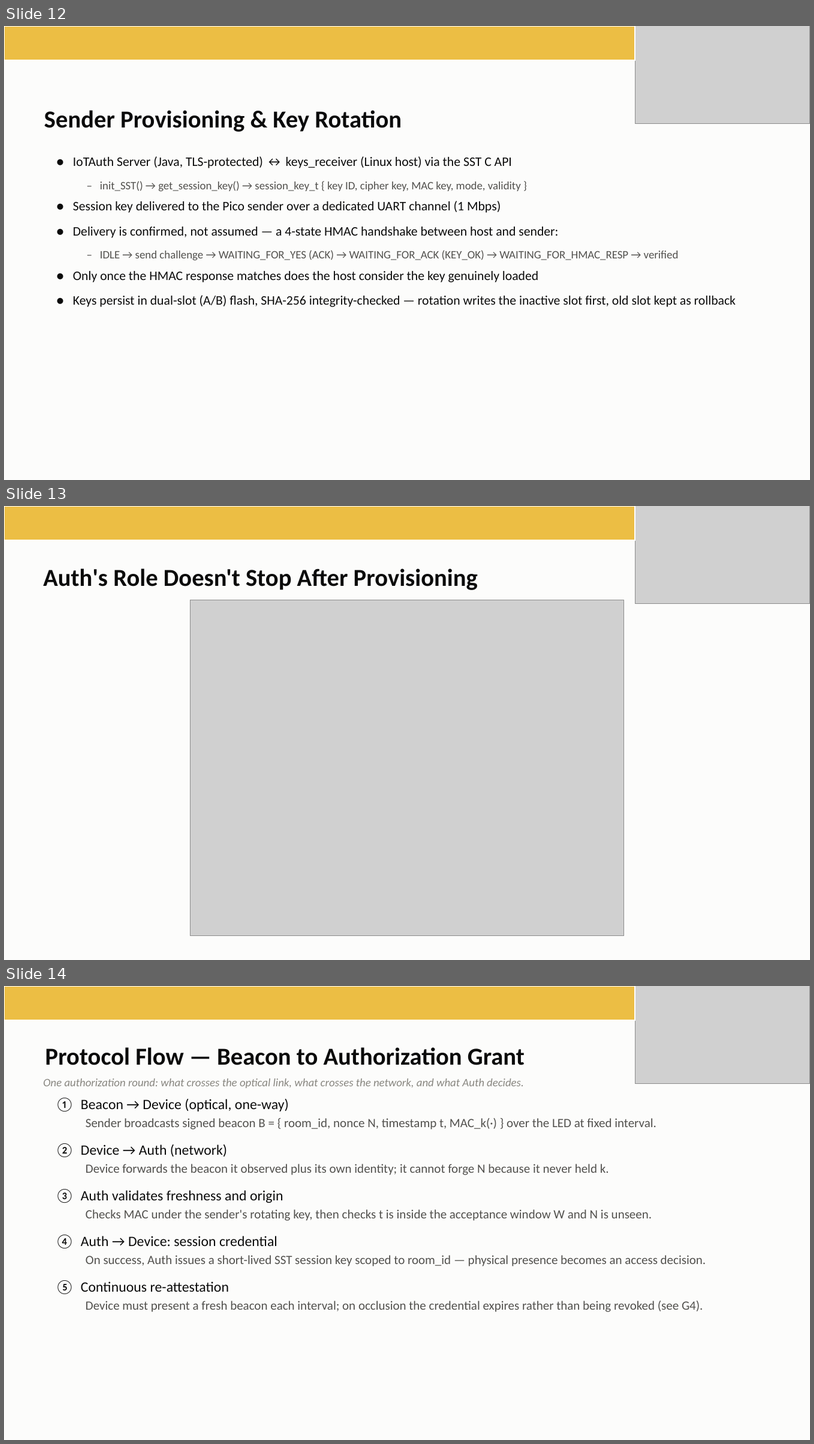
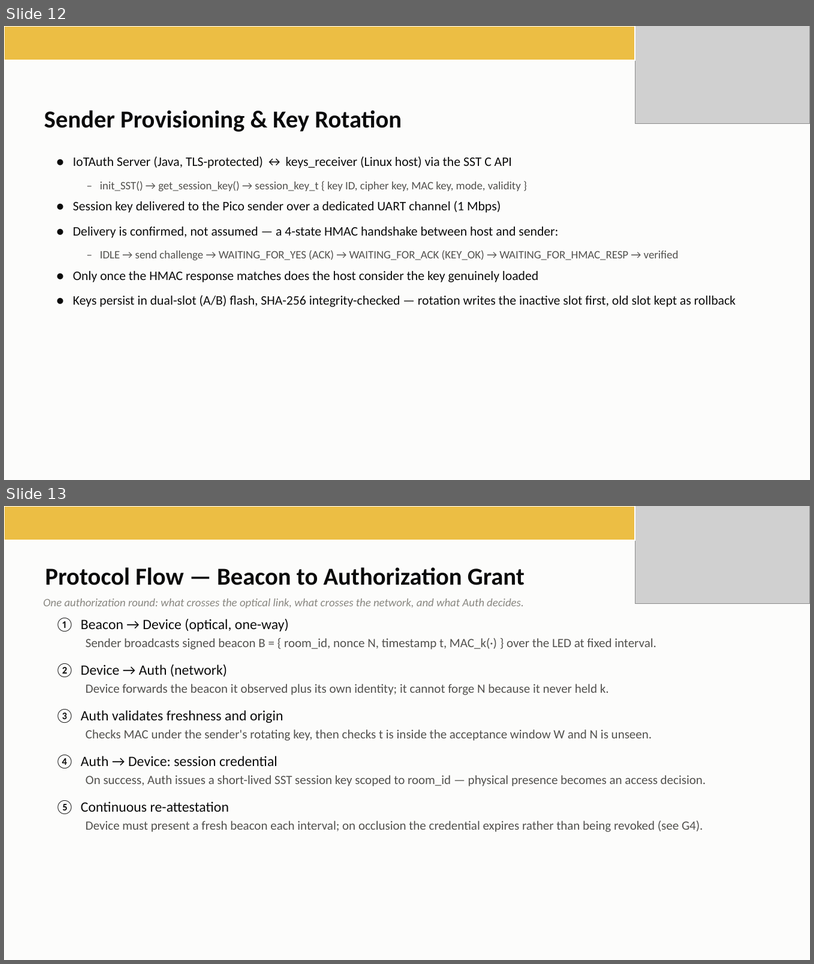
Before and after one commit to iotauth/lifi-auth, a slide deck: thesis_defense/lifi_thesis_defense.pptx. Shown one above the other, each under a label of ours: slides 12, 13 and 14 before the commit, slides 12 and 13 after it. The pictures are 814x1444 and 814x964 pixels, drawn with LibreOffice and Linux fonts; fonts in the diff are those of the drawing; grey boxes stand for pictures. Boxes give left, top, right and bottom in pixels: in the first picture for what was removed or moved away, otherwise in the second. Text is boxed around its words. In the diff, an @@ line names an element or a change of style, - is before the commit and + after.

Commit message:
Cut the roaming/live-challenge Auth claim from the evaluated system
receiver_pico/src/main.c (the canonical two-Pico receiver firmware)
never implemented the roaming key-ID lookup over TLS or the live
HMAC challenge-response described in the old deck slide 13 and the
paper's "Optical Key Identifier Distribution" subsection — those
message types are recognized for framing only, with no TLS client
or challenge logic behind them. Both features only ever existed in
the retired Pi4/dashboard stack (dash_receiver.c/app.py), and the
Pico 2 H receiver has no wireless interface to do TLS on its own
regardless.

- conference_101719.tex/.pdf: replaced Section II.C.3 with an honest
  description of how the receiver actually gets its key today (an
  operator pastes hex from the sender's console into the receiver's
  "key <hex>" command) — added as a named Limitations item and a
  matching Future Work item (automate it via a networked host
  companion), rather than silently deleted.
- lifi_thesis_defense.pptx: removed slide 13 ("Auth's Role Doesn't
  Stop After Provisioning") and the backup slide describing the
  Pi4-side receiver binaries' Auth interaction models, which
  referenced slide 13 by name and covered the same retired code
  path. 38 -> 36 slides, verified no dangling references remain.

```diff
--- a/thesis_defense/lifi_thesis_defense.pptx
+++ b/thesis_defense/lifi_thesis_defense.pptx
@@ slide 13 removed at [4,506,810,960], background #FCFCFB @@
@@ rectangle removed at [4,506,636,540] @@
@@ picture removed at [636,506,810,603] @@
@@ text removed at [43,568,478,590] @@
-Auth's Role Doesn't Stop After Provisioning
@@ picture removed at [191,600,624,936] @@
@@ what was slide 14 is now slide 13 @@
```
Also in this commit, not shown: 1 other slide removed, 4 other files.
